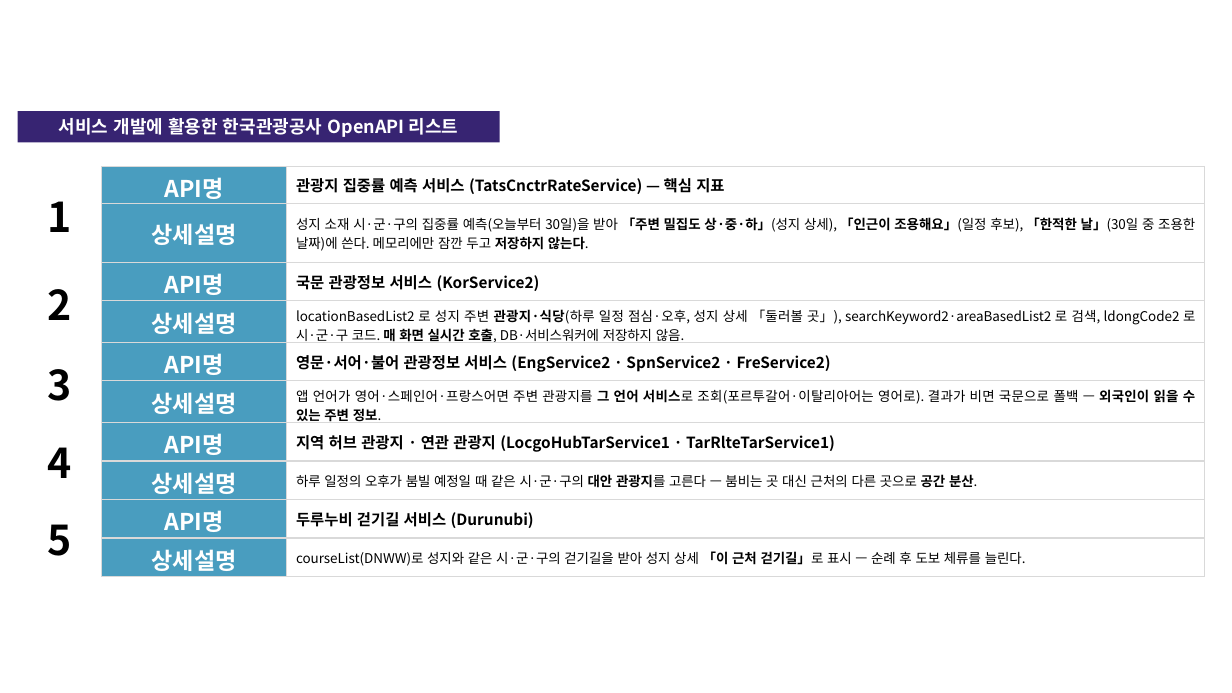
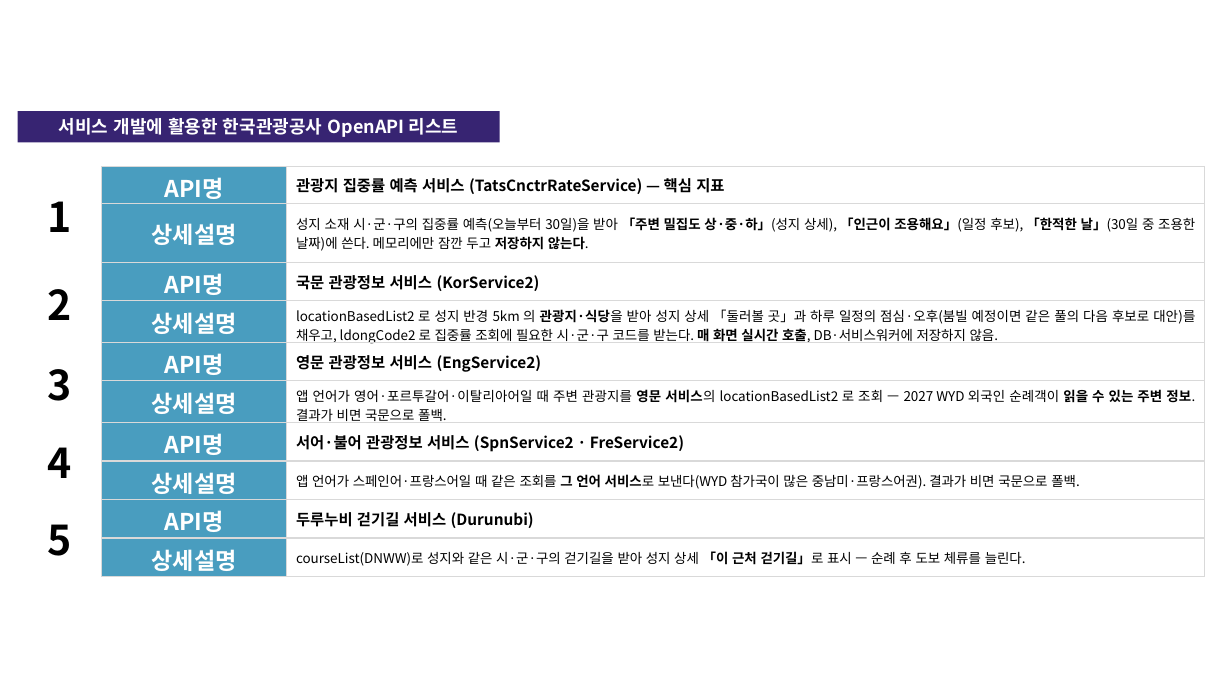
Before and after one commit to linkcontent7-huisun/visitholykorea, a slide deck: slide 10 of docs/10-product/공모전/원본-공모전제출/기능설명서_2026-09-21.pptx. Drawn at 1232x693 pixels with LibreOffice and Linux fonts; fonts in the diff are those of the drawing; background and template pictures are left out. Boxes give left, top, right and bottom in pixels: in the first picture for what was removed or moved away, otherwise in the second. Text is boxed around its words. In the diff, an @@ line names an element or a change of style, - is before the commit and + after.

```diff
--- a/docs/10-product/공모전/원본-공모전제출/기능설명서_2026-09-21.pptx
+++ b/docs/10-product/공모전/원본-공모전제출/기능설명서_2026-09-21.pptx
@@ table at (x1=18, y1=166, x2=1205, y2=575) @@
-row 4, column 3: locationBasedList2 로 성지 주변 관광지·식당(하루 일정 점심·오후, 성지 상세 「둘러볼 곳」), searchKeyword2·areaBasedList2 로 검색, ldongCode2 로 시·군·구 코드. 매 화면 실시간 호출, DB·서비스워커에 저장하지 않음.
+row 4, column 3: locationBasedList2 로 성지 반경 5km 의 관광지·식당을 받아 성지 상세 「둘러볼 곳」과 하루 일정의 점심·오후(붐빌 예정이면 같은 풀의 다음 후보로 대안)를 채우고, ldongCode2 로 집중률 조회에 필요한 시·군·구 코드를 받는다. 매 화면 실시간 호출, DB·서비스워커에 저장하지 않음.
-row 5, column 3: 영문·서어·불어 관광정보 서비스 (EngService2 · SpnService2 · FreService2)
+row 5, column 3: 영문 관광정보 서비스 (EngService2)
-row 6, column 3: 앱 언어가 영어·스페인어·프랑스어면 주변 관광지를 그 언어 서비스로 조회(포르투갈어·이탈리아어는 영어로). 결과가 비면 국문으로 폴백 — 외국인이 읽을 수 있는 주변 정보.
+row 6, column 3: 앱 언어가 영어·포르투갈어·이탈리아어일 때 주변 관광지를 영문 서비스의 locationBasedList2 로 조회 — 2027 WYD 외국인 순례객이 읽을 수 있는 주변 정보. 결과가 비면 국문으로 폴백.
-row 7, column 3: 지역 허브 관광지 · 연관 관광지 (LocgoHubTarService1 · TarRlteTarService1)
+row 7, column 3: 서어·불어 관광정보 서비스 (SpnService2 · FreService2)
-row 8, column 3: 하루 일정의 오후가 붐빌 예정일 때 같은 시·군·구의 대안 관광지를 고른다 — 붐비는 곳 대신 근처의 다른 곳으로 공간 분산.
+row 8, column 3: 앱 언어가 스페인어·프랑스어일 때 같은 조회를 그 언어 서비스로 보낸다(WYD 참가국이 많은 중남미·프랑스어권). 결과가 비면 국문으로 폴백.
```
Also in this commit, not shown: 4 other slides changed, 4 other files.
